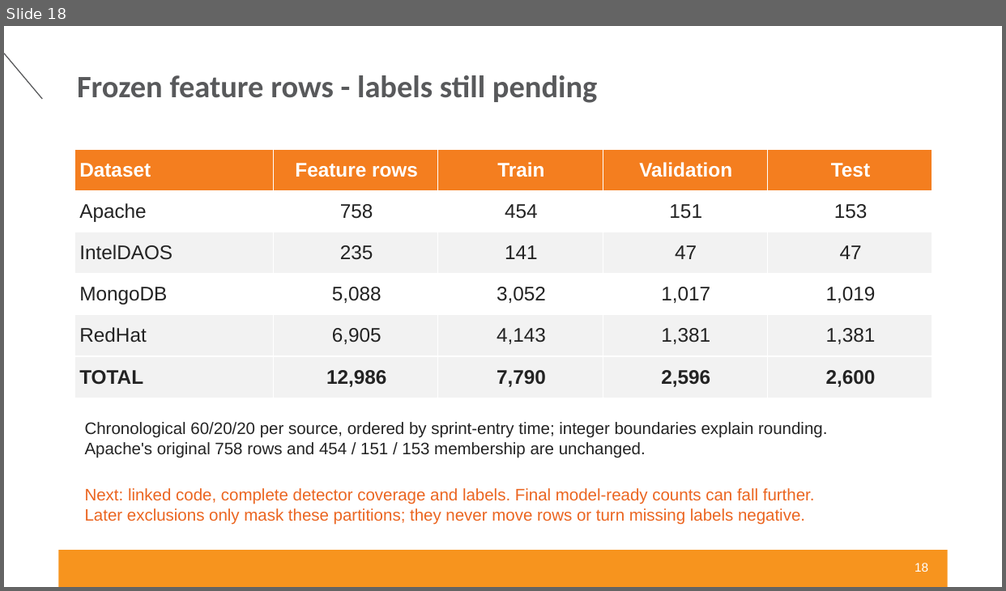
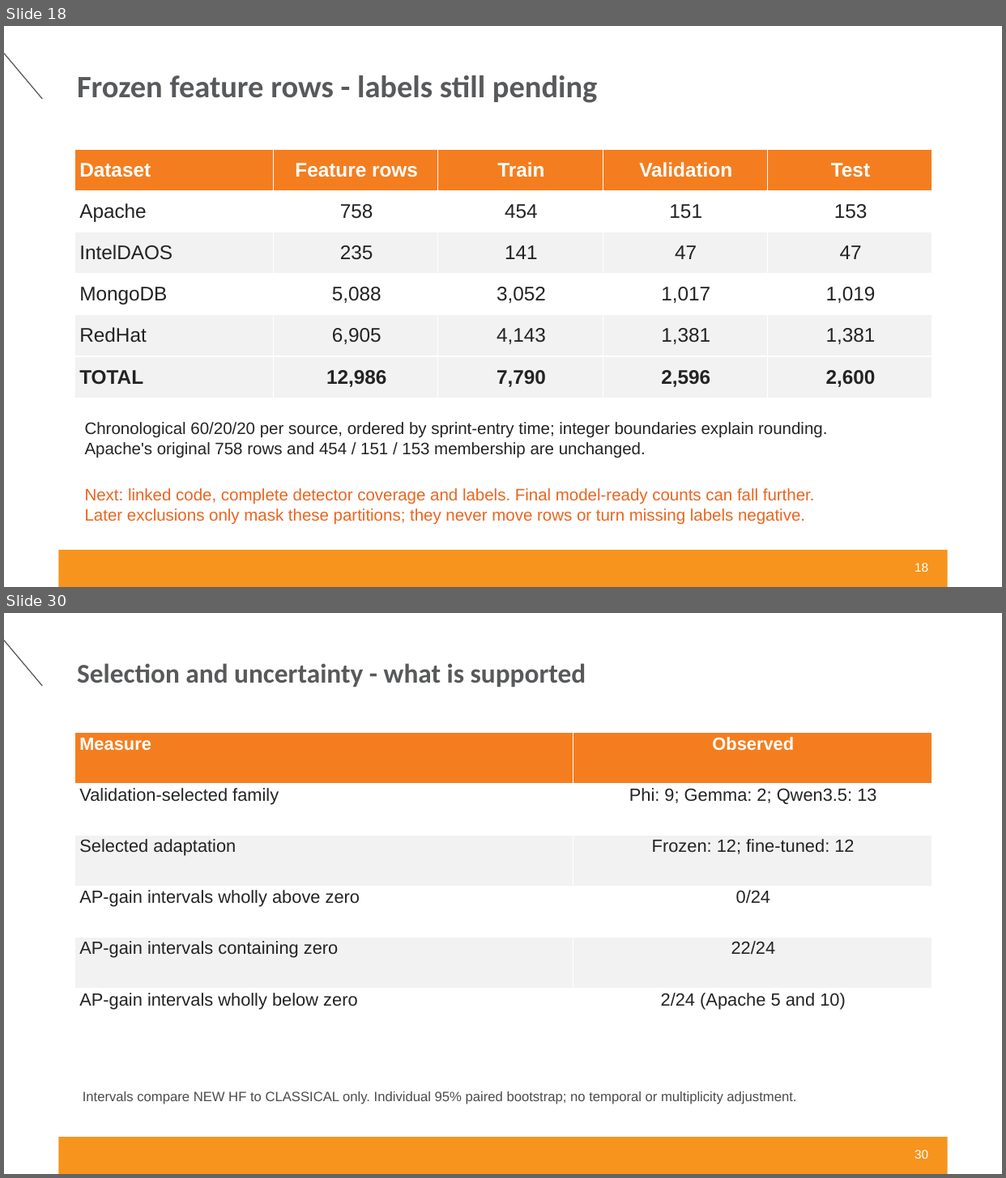
Before and after one commit to yakovelmaleh/Master, a slide deck: Tasks/sprint-data-analysis-summary/results/Master-Sprint-Summary-2026-10-08.pptx. Shown one above the other, each under a label of ours: slide 18 before the commit, slides 18 and 30 after it; the slides between them are not shown. The pictures are 1006x591 and 1006x1178 pixels, drawn with LibreOffice and Linux fonts; fonts in the diff are those of the drawing; background and template pictures are left out. Boxes give left, top, right and bottom in pixels: in the first picture for what was removed or moved away, otherwise in the second. Text is boxed around its words. In the diff, an @@ line names an element or a change of style, - is before the commit and + after.

```diff
--- a/Tasks/sprint-data-analysis-summary/results/Master-Sprint-Summary-2026-10-08.pptx
+++ b/Tasks/sprint-data-analysis-summary/results/Master-Sprint-Summary-2026-10-08.pptx
@@ slide 30 added at <box>4,613,1002,1174</box>, background #FFFFFF; not listed: 2 template elements that a slide beside it also shows @@
@@ title added at <box>77,663,586,688</box>, 26 pt, text #58595B, bold @@
+Selection and uncertainty - what is supported
@@ table added at <box>75,733,932,1040</box>, 6 rows, 2 columns @@
+Measure | Observed
+Validation-selected family | Phi: 9; Gemma: 2; Qwen3.5: 13
+Selected adaptation | Frozen: 12; fine-tuned: 12
+AP-gain intervals wholly above zero | 0/24
+AP-gain intervals containing zero | 22/24
+AP-gain intervals wholly below zero | 2/24 (Apache 5 and 10)
@@ text added at <box>83,1092,796,1105</box>, 13 pt, text #4B4B4D @@
+Intervals compare NEW HF to CLASSICAL only. Individual 95% paired bootstrap; no temporal or multiplicity adjustment.
@@ text added at <box>914,1150,928,1159</box>, 12 pt, text #FFFFFF @@
+30
```
Also in this commit, not shown: 29 other slides added, 5 other files.
